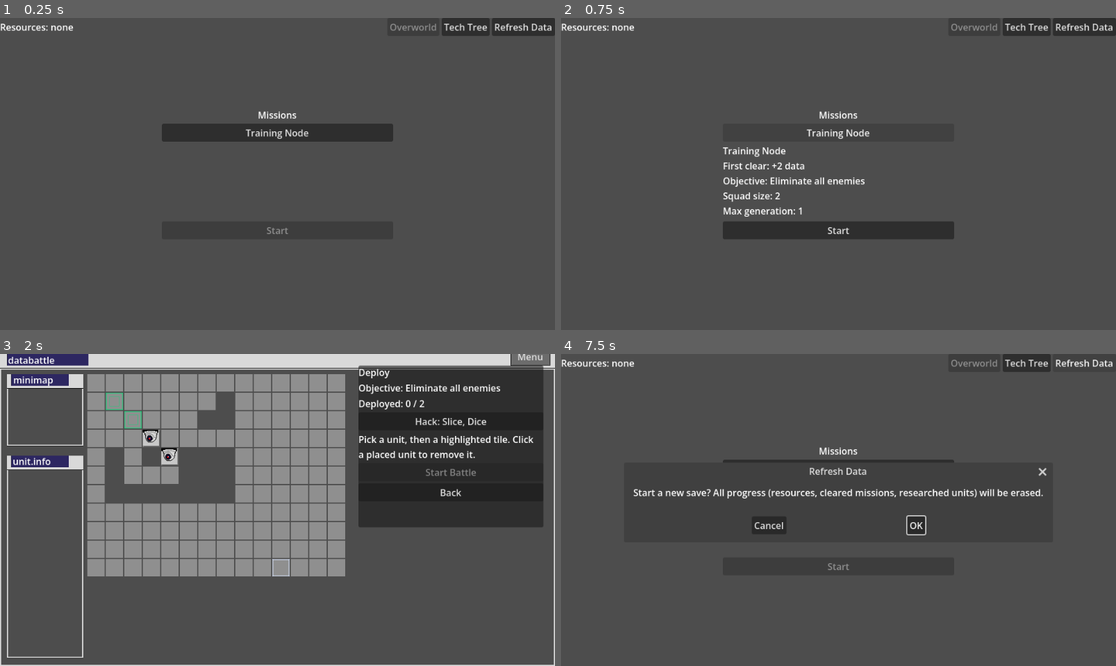
Above: before the commit, frames 1-4 (two rows, left to right).
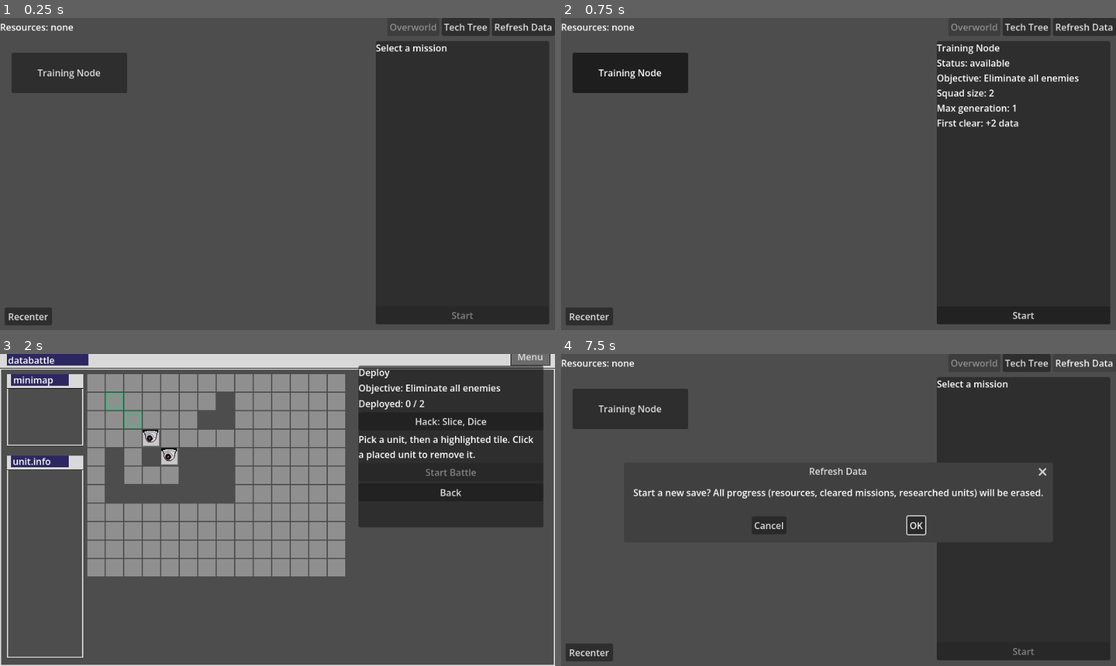
Above: after the commit, the same moments.

Repository: thirdfortuno/neufall
Game: Godot game, scene res://Overworld/Overworld.tscn
Two runs of this game, one before a commit and one after it. Both use one fixed random seed, a clock stepped at 60 frames per second and the inputs below.
Inputs:
- Up to frame 1 (0.25 s): no input
- Up to frame 2 (0.75 s): click "Training Node" at 0.5 s
- Up to frame 3 (2 s): click "Start" at 1.25 s
- Up to frame 4 (7.5 s): click "Menu" at 2 s; click "Hack: Slice, Dice" at 2.75 s; click "Hack: Slice, Dice" at 3.5 s; click "Hack: Slice, Dice" at 4.25 s; click "Back" at 5 s; click "Tech Tree" at 5.75 s; click "Overworld" at 6.5 s; click "Refresh Data" at 7.25 s

The runs differ from the first frame. In frame 1, 33% of the frame differs, in the area x 0-99%, y 7-99%; in frame 2, 34%; in frame 3, less than 0.1%; in frame 4, 26%.

Commit message:
Make the overworld a pannable mission graph

Diff:
--- a/Game/Game.gd
+++ b/Game/Game.gd
@@ -250,6 +250,13 @@
 		ability_names.append(ability["ability_name"])
 	return "%s: %s" % [data["name"], ", ".join(ability_names)]
 
+func mission_state(mission_id):
+	if has_cleared(mission_id):
+		return "cleared"
+	if !is_unlocked(missions[mission_id]):
+		return "locked"
+	return "available"
+
 func has_cleared(mission_id):
 	return profile["cleared_missions"].has(mission_id)
 
@@ -405,6 +412,18 @@
 		else:
 			missions[level_id] = level_to_dict(scene)
 
+	var parents = {}
+	for mission_id in missions:
+		var list = []
+		for required_id in missions[mission_id]["requires"]:
+			if missions.has(required_id):
+				list.append(required_id)
+		parents[mission_id] = list
+
+	var positions = TechLayout.new().layout_parents(parents)
+	for mission_id in positions:
+		missions[mission_id]["position"] = positions[mission_id]
+
 func _load_tech():
 	var tree = ResourceLoader.load(TECH_TREE, "", ResourceLoader.CACHE_MODE_REPLACE_DEEP)
 
--- a/Game/TechLayout.gd
+++ b/Game/TechLayout.gd
@@ -5,11 +5,13 @@
 const SWEEPS = 4
 
 func layout(tech_nodes):
-	var ids = tech_nodes.keys()
+	return layout_parents(_parents(tech_nodes))
+
+func layout_parents(parents):
+	var ids = parents.keys()
 	if ids.size() == 0:
 		return {}
 
-	var parents = _parents(tech_nodes)
 	var depth = _depths(ids, parents)
 	var layers = _ordered_layers(ids, parents, depth)
 	return _positions(layers)
--- a/Overworld/Overworld.gd
+++ b/Overworld/Overworld.gd
@@ -1,12 +1,21 @@
 extends Control
 
-@onready var MissionScroll = $Center/VBox/MissionScroll
-@onready var MissionList = $Center/VBox/MissionScroll/MissionList
-@onready var Details = $Center/VBox/DetailsScroll/Details
-@onready var StartButton = $Center/VBox/StartButton
-@onready var ErrorsLabel = $Center/VBox/Errors
+const TechLayout = preload("res://Game/TechLayout.gd")
+const NODE_SIZE = TechLayout.NODE_SIZE
+const STATE_COLORS = {
+	"cleared": Color(0.5, 1.0, 0.5),
+	"available": Color(1.0, 1.0, 1.0),
+	"locked": Color(0.5, 0.5, 0.5)
+}
 
+@onready var Content = $PanView/Content
+@onready var Info = $Details/VBox/InfoScroll/InfoBox/Info
+@onready var ErrorsLabel = $Details/VBox/InfoScroll/InfoBox/Errors
+@onready var StartButton = $Details/VBox/StartButton
+
+var mission_buttons = {}
 var selected_id
+var lines_canvas
 
 func _ready():
 	$TopBar.set_current("overworld")
@@ -15,42 +24,100 @@
 		ErrorsLabel.visible = true
 		ErrorsLabel.text = "Content errors (also in the Output panel):" + "\n" + "\n".join(Game.content_errors)
 
+	lines_canvas = Control.new()
+	lines_canvas.mouse_filter = Control.MOUSE_FILTER_IGNORE
+	lines_canvas.draw.connect(_draw_lines.bind(lines_canvas))
+	Content.add_child(lines_canvas)
+
 	for mission_id in Game.missions:
 		var mission = Game.missions[mission_id]
 
 		var button = Button.new()
+		button.toggle_mode = true
 		button.text = mission["name"]
-		if Game.has_cleared(mission_id):
-			button.text = button.text + " (cleared)"
-		button.disabled = !Game.is_unlocked(mission)
-		button.pressed.connect(_on_mission_button_pressed.bind(mission_id))
-		MissionList.add_child(button)
+		button.position = mission["position"]
+		button.custom_minimum_size = NODE_SIZE
+		button.pressed.connect(_on_mission_pressed.bind(mission_id))
+		Content.add_child(button)
+		mission_buttons[mission_id] = button
 
-	MissionScroll.fit(MissionList)
+	if Game.missions.size() > 0:
+		var bounds
+		for mission_id in Game.missions:
+			var rect = Rect2(Game.missions[mission_id]["position"], NODE_SIZE)
+			if bounds == null:
+				bounds = rect
+			else:
+				bounds = bounds.merge(rect)
+		$PanView.set_bounds(bounds)
+		$PanView.recenter()
 
-func _details_text(mission_id):
-	var mission = Game.missions[mission_id]
-	var lines = [mission["name"]]
+	_refresh()
 
-	if Game.has_cleared(mission_id):
-		lines.append("Cleared")
-	else:
-		lines.append("First clear: %s" % Game.resources_text(mission["first_clear_reward"], "+"))
+func _draw_lines(canvas):
+	for mission_id in Game.missions:
+		var mission = Game.missions[mission_id]
+		for required_id in mission["requires"]:
+			if !Game.missions.has(required_id):
+				continue
+
+			var color = Color(0.7, 0.7, 0.7)
+			if Game.has_cleared(required_id):
+				color = Color(0.5, 1.0, 0.5)
+
+			canvas.draw_line(
+				Game.missions[required_id]["position"] + NODE_SIZE / 2,
+				mission["position"] + NODE_SIZE / 2,
+				color,
+				2.0
+			)
+
+func _refresh():
+	for mission_id in mission_buttons:
+		mission_buttons[mission_id].modulate = STATE_COLORS[Game.mission_state(mission_id)]
+		mission_buttons[mission_id].set_pressed_no_signal(mission_id == selected_id)
+
+	lines_canvas.queue_redraw()
+	_show_details()
+
+func _show_details():
+	if selected_id == null:
+		Info.text = "Select a mission"
+		StartButton.disabled = true
+		return
+
+	var mission = Game.missions[selected_id]
+	var state = Game.mission_state(selected_id)
+	var lines = [mission["name"], "Status: %s" % state]
+
+	if mission["requires"].size() > 0:
+		lines.append("Requires:")
+		for required_id in mission["requires"]:
+			var mark = "[ ]"
+			if Game.has_cleared(required_id):
+				mark = "[x]"
+			var required_name = required_id
+			if Game.missions.has(required_id):
+				required_name = Game.missions[required_id]["name"]
+			lines.append("%s %s" % [mark, required_name])
 
 	lines.append("Objective: %s" % Game.victory_text(mission["victory"]))
 	lines.append("Squad size: %d" % mission["spawn_tiles"].size())
 	lines.append("Max generation: %d" % mission["max_generation"])
 
-	var challenges = Game.challenges_text(mission_id, mission)
+	if state != "cleared":
+		lines.append("First clear: %s" % Game.resources_text(mission["first_clear_reward"], "+"))
+
+	var challenges = Game.challenges_text(selected_id, mission)
 	if challenges != "":
 		lines.append(challenges)
 
-	return "\n".join(lines)
+	Info.text = "\n".join(lines)
+	StartButton.disabled = state == "locked"
 
-func _on_mission_button_pressed(mission_id):
+func _on_mission_pressed(mission_id):
 	selected_id = mission_id
-	StartButton.disabled = false
-	Details.text = _details_text(mission_id)
+	_refresh()
 
 func _on_start_button_pressed():
 	Game.start_mission(selected_id)
--- a/Overworld/Overworld.tscn
+++ b/Overworld/Overworld.tscn
@@ -2,7 +2,7 @@
 
 [ext_resource type="Script" path="res://Overworld/Overworld.gd" id="1_select"]
 [ext_resource type="PackedScene" path="res://UI/TopBar.tscn" id="2_topbar"]
-[ext_resource type="Script" path="res://UI/CappedScroll.gd" id="3_scroll"]
+[ext_resource type="PackedScene" path="res://UI/PanView.tscn" id="3_pan"]
 
 [node name="Overworld" type="Control"]
 layout_mode = 3
@@ -19,54 +19,47 @@
 anchor_right = 1.0
 grow_horizontal = 2
 
-[node name="Center" type="CenterContainer" parent="."]
-layout_mode = 1
-anchors_preset = 15
-anchor_right = 1.0
-anchor_bottom = 1.0
-grow_horizontal = 2
-grow_vertical = 2
-mouse_filter = 2
+[node name="PanView" parent="." instance=ExtResource("3_pan")]
+layout_mode = 0
+offset_top = 40.0
+offset_right = 640.0
+offset_bottom = 540.0
 
-[node name="VBox" type="VBoxContainer" parent="Center"]
+[node name="Details" type="PanelContainer" parent="."]
+layout_mode = 0
+offset_left = 650.0
+offset_top = 40.0
+offset_right = 950.0
+offset_bottom = 530.0
+
+[node name="VBox" type="VBoxContainer" parent="Details"]
 layout_mode = 2
 
-[node name="Title" type="Label" parent="Center/VBox"]
+[node name="InfoScroll" type="ScrollContainer" parent="Details/VBox"]
 layout_mode = 2
-text = "Missions"
-horizontal_alignment = 1
+size_flags_vertical = 3
+horizontal_scroll_mode = 0
 
-[node name="MissionScroll" type="ScrollContainer" parent="Center/VBox"]
-layout_mode = 2
-horizontal_scroll_mode = 0
-script = ExtResource("3_scroll")
-max_height = 200
-
-[node name="MissionList" type="VBoxContainer" parent="Center/VBox/MissionScroll"]
+[node name="InfoBox" type="VBoxContainer" parent="Details/VBox/InfoScroll"]
 layout_mode = 2
 size_flags_horizontal = 3
 
-[node name="DetailsScroll" type="ScrollContainer" parent="Center/VBox"]
-custom_minimum_size = Vector2(400, 130)
+[node name="Info" type="Label" parent="Details/VBox/InfoScroll/InfoBox"]
+custom_minimum_size = Vector2(270, 0)
 layout_mode = 2
-horizontal_scroll_mode = 0
-
-[node name="Details" type="Label" parent="Center/VBox/DetailsScroll"]
-custom_minimum_size = Vector2(380, 0)
-layout_mode = 2
-size_flags_horizontal = 3
+text = "Select a mission"
 autowrap_mode = 3
 
-[node name="StartButton" type="Button" parent="Center/VBox"]
+[node name="Errors" type="Label" parent="Details/VBox/InfoScroll/InfoBox"]
+visible = false
+custom_minimum_size = Vector2(270, 0)
+layout_mode = 2
+theme_override_colors/font_color = Color(1, 0.4, 0.4, 1)
+autowrap_mode = 3
+
+[node name="StartButton" type="Button" parent="Details/VBox"]
 layout_mode = 2
 disabled = true
 text = "Start"
 
-[node name="Errors" type="Label" parent="Center/VBox"]
-visible = false
-custom_minimum_size = Vector2(700, 0)
-layout_mode = 2
-theme_override_colors/font_color = Color(1, 0.4, 0.4, 1)
-autowrap_mode = 3
-
-[connection signal="pressed" from="Center/VBox/StartButton" to="." method="_on_start_button_pressed"]
+[connection signal="pressed" from="Details/VBox/StartButton" to="." method="_on_start_button_pressed"]
Not shown, changed: AGENTS.md
